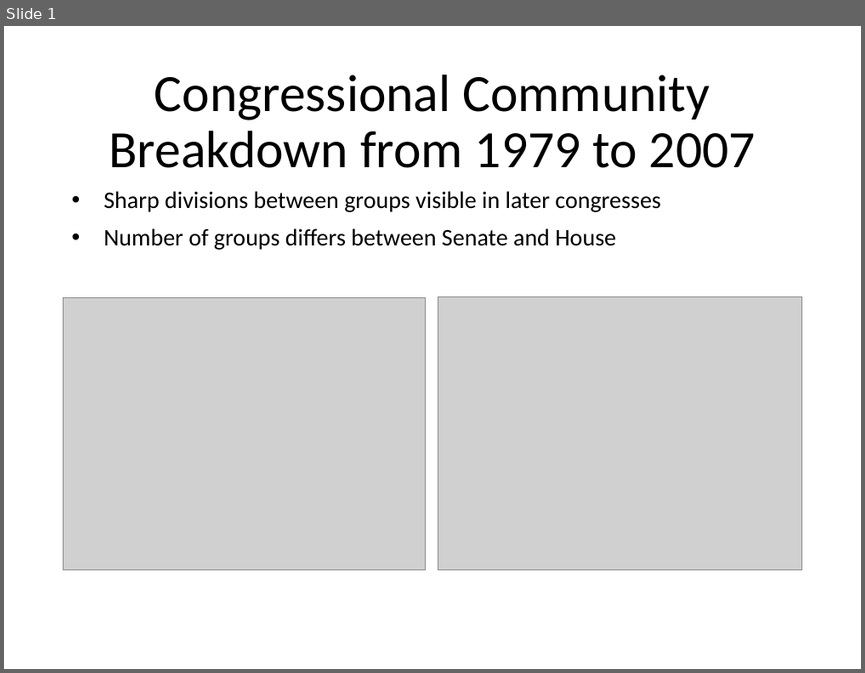
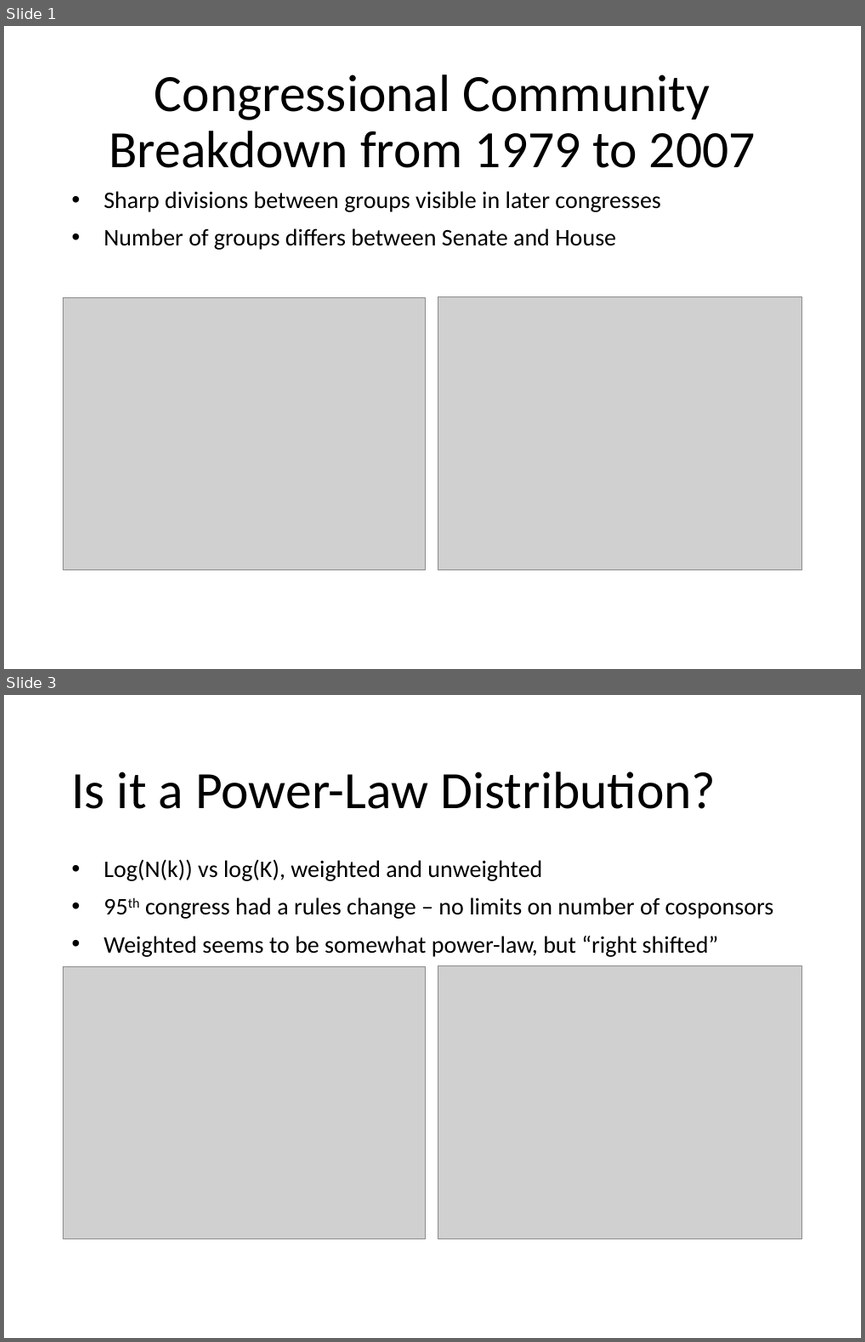
Before and after one commit to TomWerner/congress_cosponsorship, a slide deck: presentation/Final Presentation.pptx. Shown one above the other, each under a label of ours: slide 1 before the commit, slides 1 and 3 after it; the slides between them are not shown. The pictures are 865x673 and 865x1342 pixels, drawn with LibreOffice and Linux fonts; fonts in the diff are those of the drawing; grey boxes stand for pictures. Boxes give left, top, right and bottom in pixels: in the first picture for what was removed or moved away, otherwise in the second. Text is boxed around its words. In the diff, an @@ line names an element or a change of style, - is before the commit and + after.

```diff
--- a/presentation/Final Presentation.pptx
+++ b/presentation/Final Presentation.pptx
@@ slide 3 added at <box>4,695,861,1338</box>, background #FFFFFF @@
@@ title added at <box>72,771,716,809</box>, 44 pt, text #000000 @@
+Is it a Power-Law Distribution?
@@ text added at <box>103,859,774,957</box>, 20 pt, text #000000 @@
+• Log(N(k)) vs log(K), weighted and unweighted
+• 95th congress had a rules change – no limits on number of cosponsors
+• Weighted seems to be somewhat power-law, but “right shifted”
@@ picture added at <box>64,967,426,1238</box> @@
@@ picture added at <box>438,966,801,1239</box> @@
```
Also in this commit, not shown: 2 slides changed, 4 other slides added, 1 slide removed, 44 other files.
